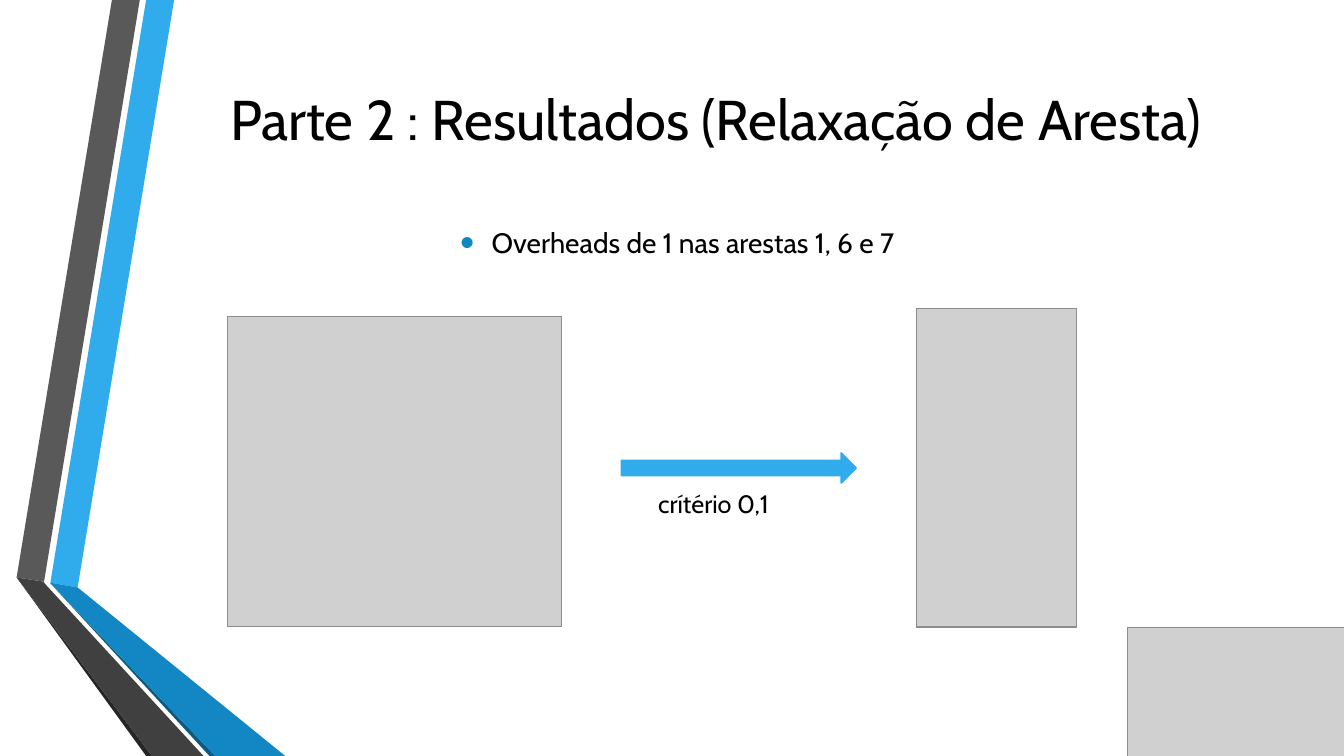
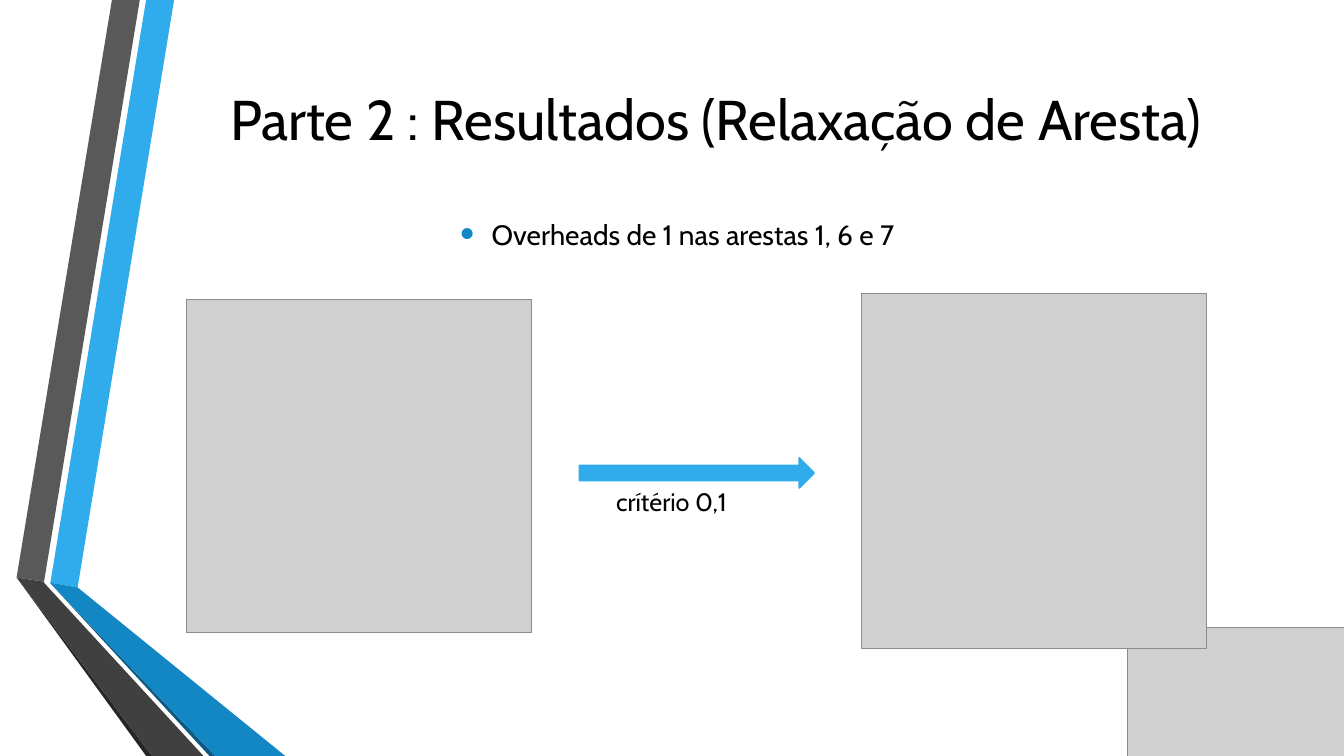
Before and after one commit to MarcoGraca/OA_Project, a slide deck: slide 7 of OA_pres.pptx. Drawn at 1344x756 pixels with LibreOffice and Linux fonts; fonts in the diff are those of the drawing; grey boxes stand for pictures; background and template pictures are left out. Boxes give left, top, right and bottom in pixels: in the first picture for what was removed or moved away, otherwise in the second. Text is boxed around its words. In the diff, an @@ line names an element or a change of style, - is before the commit and + after.

Commit message:
presentation

```diff
--- a/OA_pres.pptx
+++ b/OA_pres.pptx
@@ text "Overheads de 1 nas arestas ...": place and size @@
-text "Overheads de 1 nas arestas ..." at [492, 232, 894, 256]
+text "Overheads de 1 nas arestas ..." at [492, 224, 894, 248]
@@ picture: place and size @@
-picture at [228, 317, 562, 627]
+picture at [187, 299, 531, 632]
@@ picture added at [862, 293, 1207, 648] @@
@@ picture removed at [917, 309, 1077, 627] @@
@@ right arrow: place and size @@
-right arrow at [622, 453, 857, 483]
+right arrow at [580, 458, 815, 488]
@@ text "crítério 0,1": place and size @@
-text "crítério 0,1" at [658, 494, 769, 516]
+text "crítério 0,1" at [616, 492, 727, 514]
```
Also in this commit, not shown: 6 other slides changed, 2 slides added.
